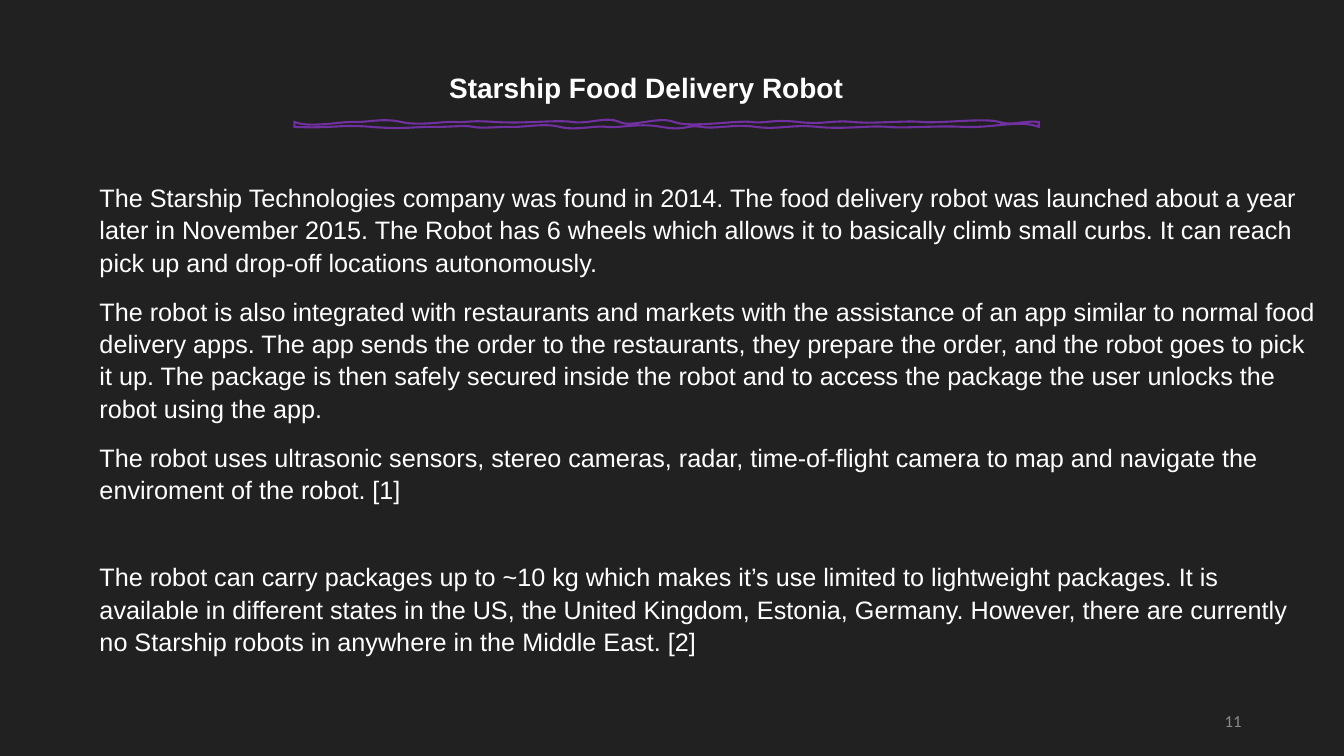
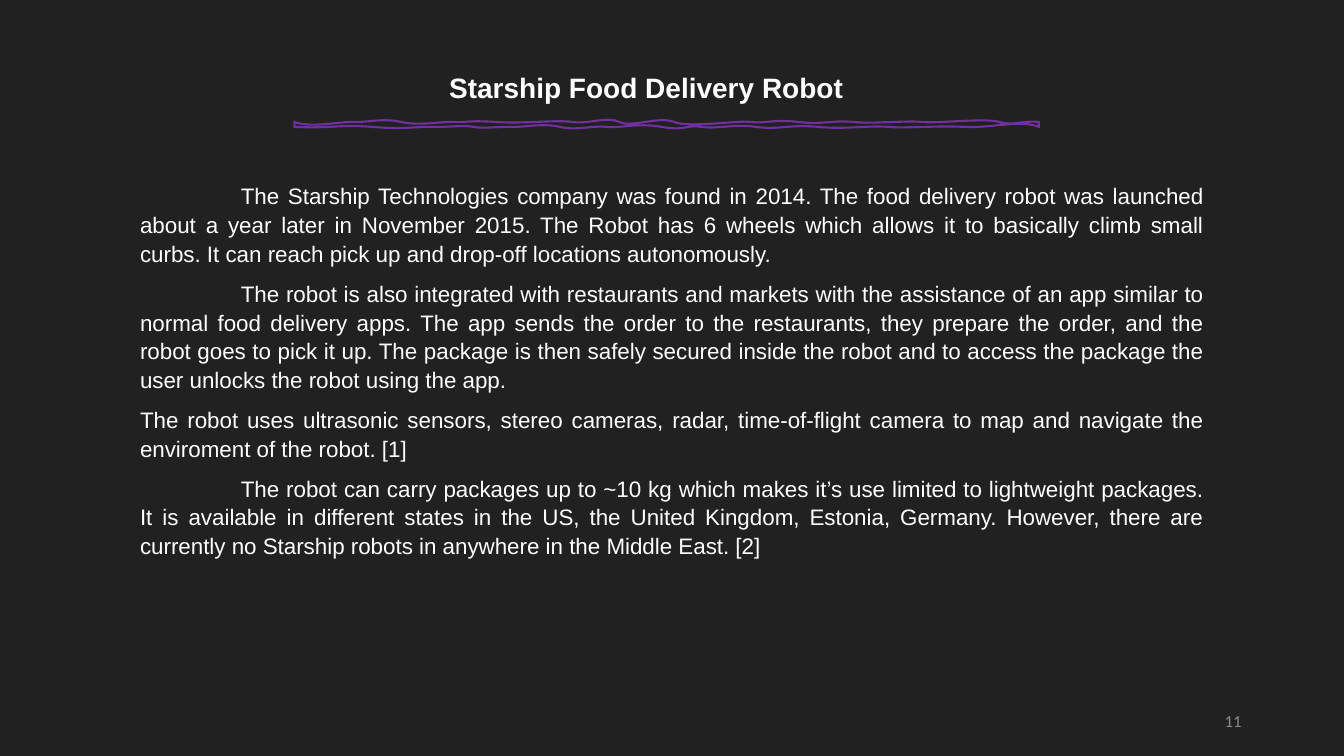
Before and after one commit to Mhd-Ghd/on-campus-delivery-robot, a slide deck: slide 11 of reports/report-2/Press#2.pptm. Drawn at 1344x756 pixels with LibreOffice and Linux fonts; fonts in the diff are those of the drawing. Boxes give left, top, right and bottom in pixels: in the first picture for what was removed or moved away, otherwise in the second. Text is boxed around its words. In the diff, an @@ line names an element or a change of style, - is before the commit and + after.

Commit message:
formatting competitors and added questions

```diff
--- a/reports/report-2/Press#2.pptm
+++ b/reports/report-2/Press#2.pptm
@@ text "The Starship Technologies company was ...": place and size @@
-text "The Starship Technologies company was ..." at (99,188,1314,657)
+text "The Starship Technologies company was ..." at (140,187,1204,559)
@@ text "The Starship Technologies company was ..." at (140,187,1204,559): size 18 to 16 pt; alignment left to justified; less space between paragraphs @@
```
Also in this commit, not shown: 3 other slides changed.
